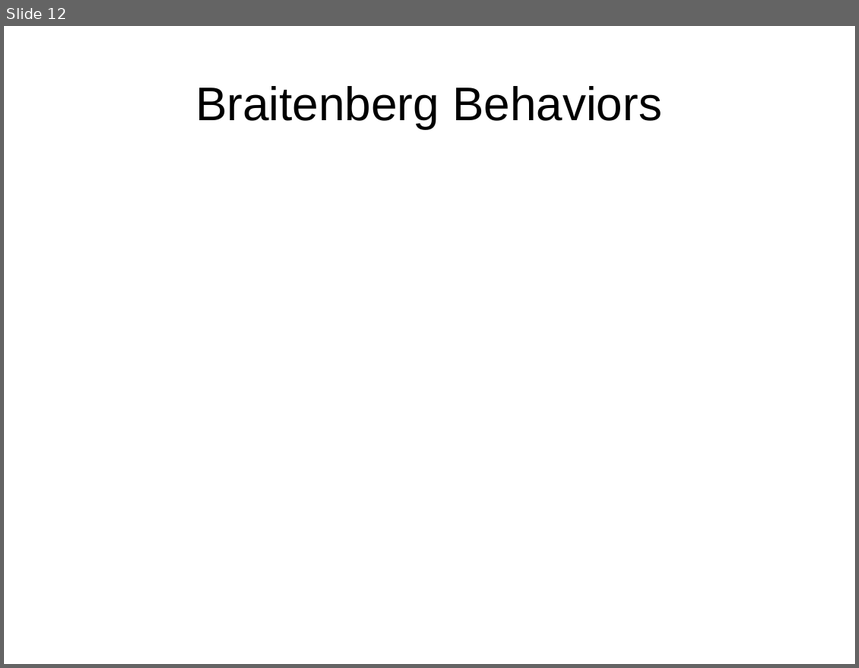
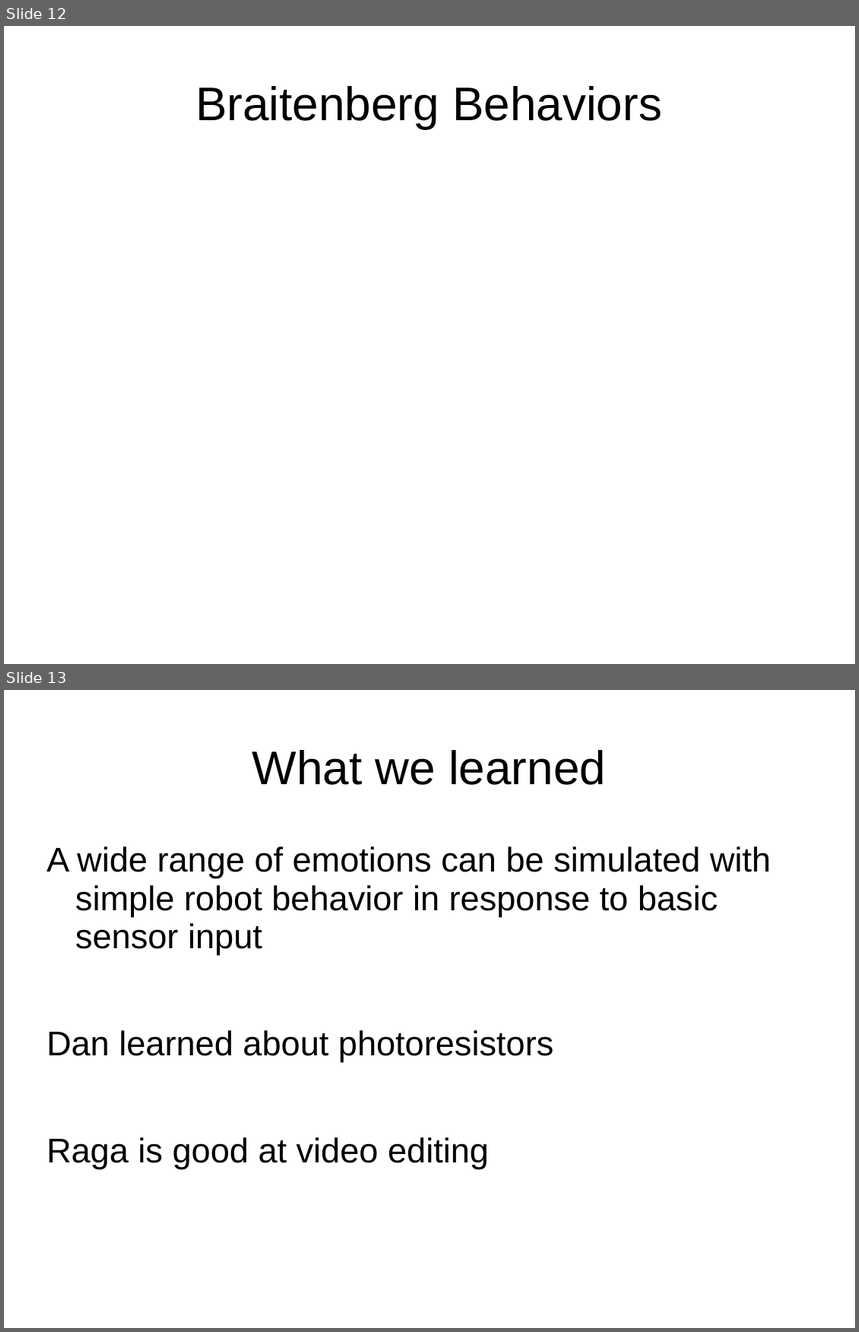
Before and after one commit to nforrester/6.141_labs, a slide deck: Other/Lab3briefing.ppt. Shown one above the other, each under a label of ours: slide 12 before the commit, slides 12 and 13 after it. The pictures are 859x668 and 859x1332 pixels, drawn with LibreOffice and Linux fonts; fonts in the diff are those of the drawing. Boxes give left, top, right and bottom in pixels: in the first picture for what was removed or moved away, otherwise in the second. Text is boxed around its words. In the diff, an @@ line names an element or a change of style, - is before the commit and + after.

Commit message:
Added what we learned

```diff
--- a/Other/Lab3briefing.ppt
+++ b/Other/Lab3briefing.ppt
@@ slide 13 added at (4, 690, 855, 1328), background #FFFFFF @@
@@ title added at (253, 750, 606, 785), 44 pt, text #000000 @@
+What we learned
@@ text added at (47, 847, 771, 1169), 32 pt, text #000000 @@
+A wide range of emotions can be simulated with simple robot behavior in response to basic sensor input
+Dan learned about photoresistors
+Raga is good at video editing
```
